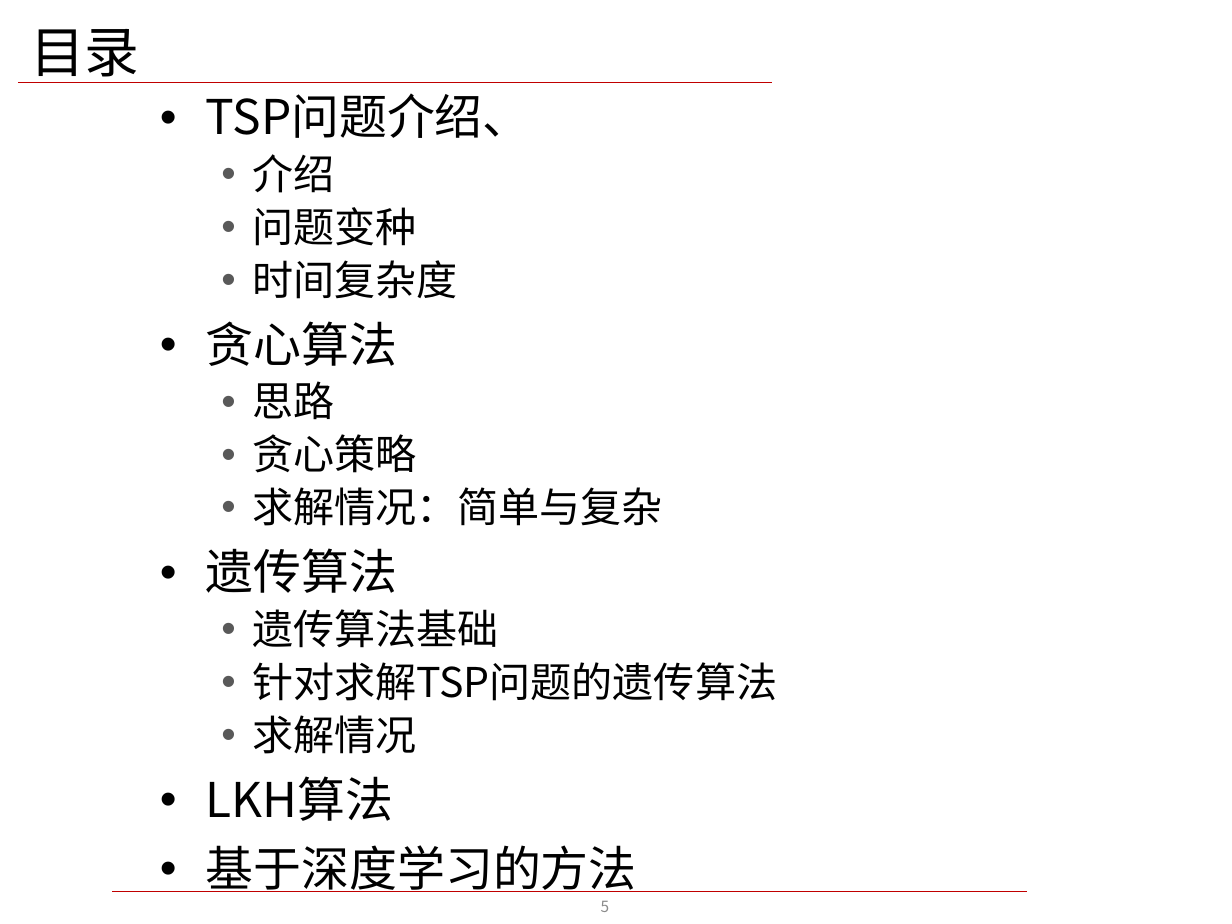
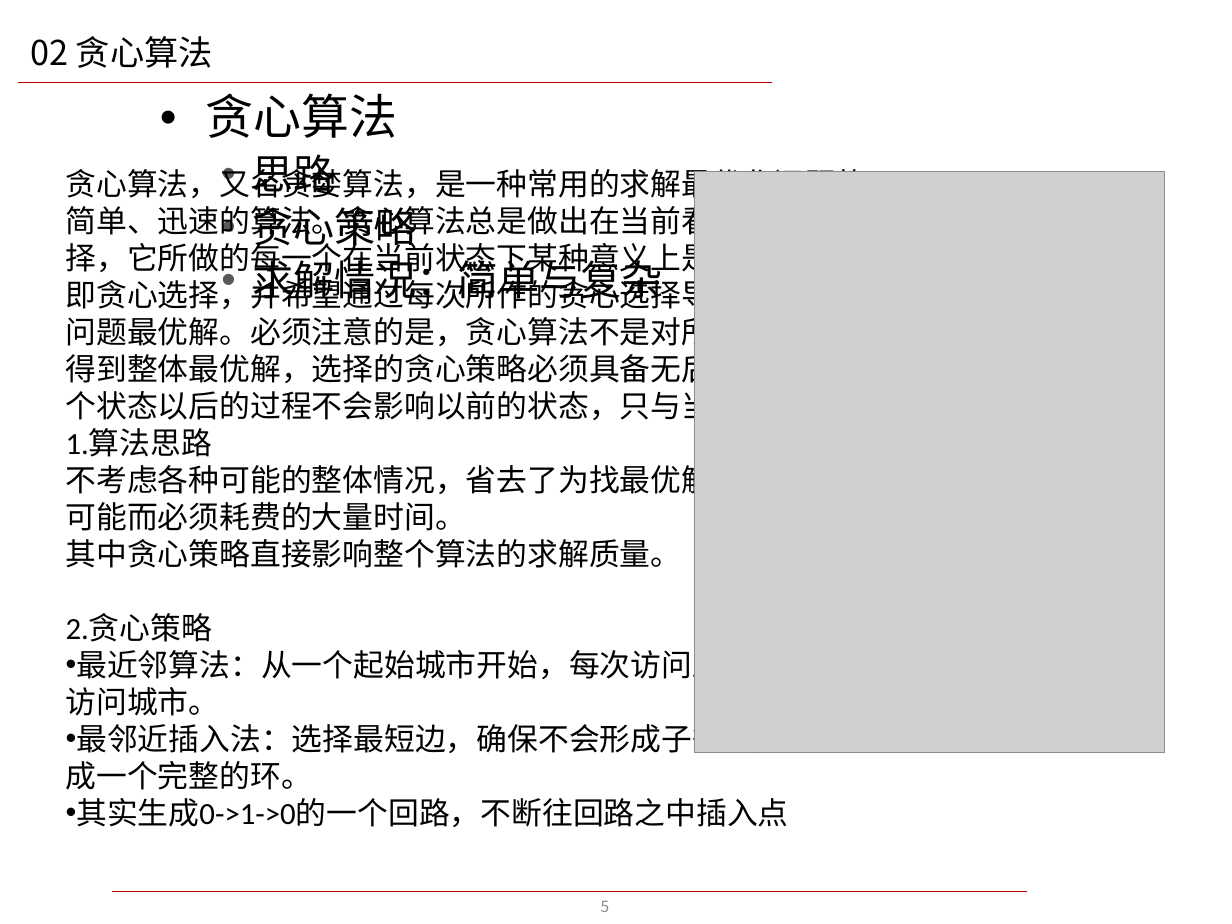
Before and after one commit to Cuijunhan/TSP, a slide deck: slide 6 of 转正报告 新模板 [自动保存的].pptx. Drawn at 1232x924 pixels with LibreOffice and Linux fonts; fonts in the diff are those of the drawing; grey boxes stand for pictures; background and template pictures are left out. Boxes give left, top, right and bottom in pixels: in the first picture for what was removed or moved away, otherwise in the second. Text is boxed around its words. In the diff, an @@ line names an element or a change of style, - is before the commit and + after.

```diff
--- a/转正报告 新模板 [自动保存的].pptx
+++ b/转正报告 新模板 [自动保存的].pptx
@@ title at <box>30,36,213,68</box>: text changed; size 32 to 20 pt @@
-目录
+02 贪心算法
@@ text at <box>206,93,531,299</box>: paragraphs removed @@
-• TSP问题介绍、
-  • 介绍
-  • 问题变种
-  • 时间复杂度
@@ text added at <box>66,164,898,827</box>, 18 pt, text #000000 @@
+贪心算法，又名贪婪算法，是一种常用的求解最优化问题的简单、迅速的算法。贪心算法总是做出在当前看来最好的选择，它所做的每一个在当前状态下某种意义上是最好的选择即贪心选择，并希望通过每次所作的贪心选择导致最终得到问题最优解。必须注意的是，贪心算法不是对所有问题都能得到整体最优解，选择的贪心策略必须具备无后效性，即某个状态以后的过程不会影响以前的状态，只与当前状态有关。
+1.算法思路
+不考虑各种可能的整体情况，省去了为找最优解要穷尽所有可能而必须耗费的大量时间。
+其中贪心策略直接影响整个算法的求解质量。
+2.贪心策略
+• 最近邻算法：从一个起始城市开始，每次访问距离最近的未访问城市。
+• 最邻近插入法：选择最短边，确保不会形成子循环，直到形成一个完整的环。
+  • 其实生成0->1->0的一个回路，不断往回路之中插入点
@@ picture added at <box>695,171,1164,753</box> @@
@@ text at <box>206,548,777,892</box>: paragraphs removed @@
-• 遗传算法
-  • 遗传算法基础
-  • 针对求解TSP问题的遗传算法
-  • 求解情况
-• LKH算法
-• 基于深度学习的方法
```
Also in this commit, not shown: 4 other slides changed, 2 slides added, 2 slides removed.
